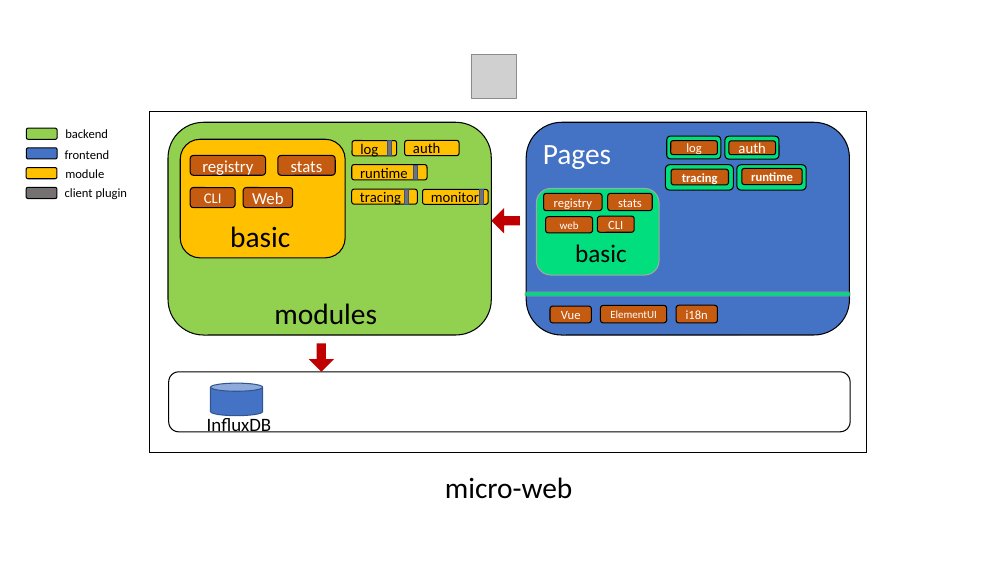
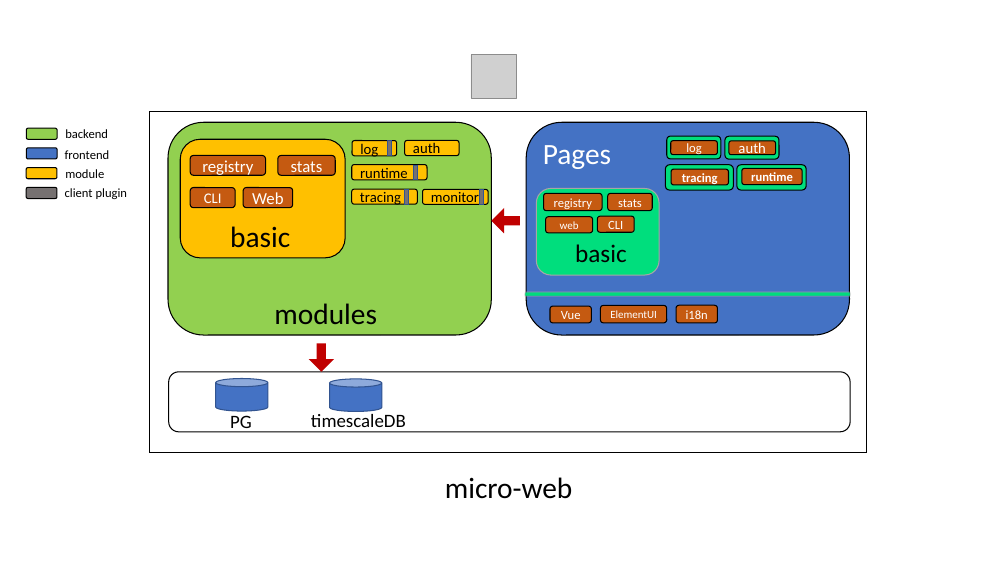
Before and after one commit to printfcoder/platform-web, a slide deck: slide 1 of docs/1.architecture_web.pptx. Drawn at 1008x567 pixels with LibreOffice and Linux fonts; fonts in the diff are those of the drawing; grey boxes stand for pictures. Boxes give left, top, right and bottom in pixels: in the first picture for what was removed or moved away, otherwise in the second. Text is boxed around its words. In the diff, an @@ line names an element or a change of style, - is before the commit and + after.

Commit message:
update and timescaledb

```diff
--- a/docs/1.architecture_web.pptx
+++ b/docs/1.architecture_web.pptx
@@ cylinder: place and size @@
-cylinder at [210, 383, 262, 416]
+cylinder at [216, 379, 268, 411]
@@ cylinder added at [330, 379, 382, 411], fill #4472C4, outline #325491 1 pt @@
@@ text at [230, 415, 252, 433]: text changed @@
-InfluxDB
+PG
@@ text added at [311, 414, 406, 433], 18 pt, text #000000 @@
+timescaleDB
```
Also in this commit, not shown: 8 other files.
